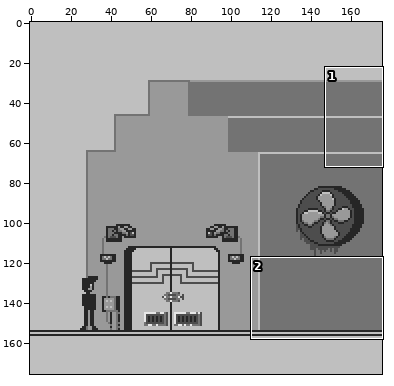
Pixel-art file: Buildings/GrayScaleCanvas.aseprite. The picture above shows the old version from afar; the outline marks the close-up.
Close-up. First the earlier version:
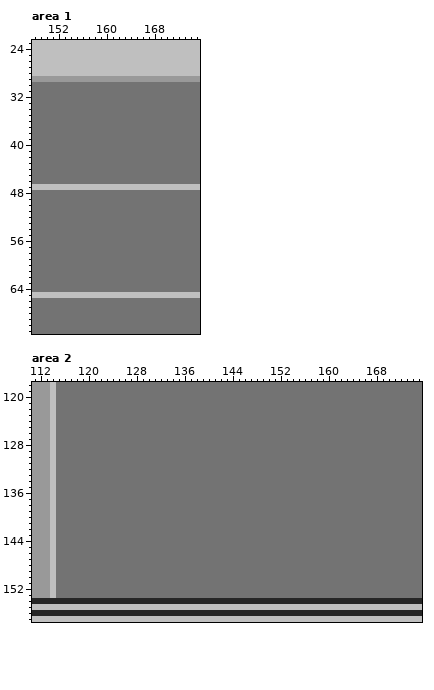
176x176 pixels, 1 frame. Shown: area 1: x 148..175, y 23..71; area 2: x 111..175, y 118..157.
After:
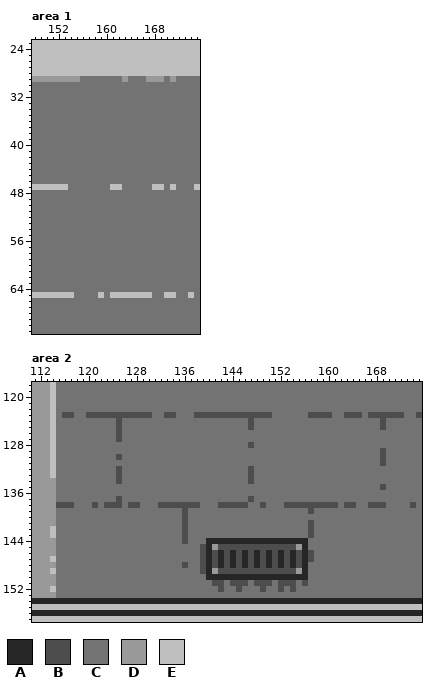
Palette (. is transparent): A #262626  B #4d4d4d  C #737373  D #999999  E #bfbfbf
From the commit log: Tiles in Factory
Change:
layer "Tiles" added
layer "Vent" added
Area 1, layer "Walls":
y 29: x 156..162 DDDDDDD -> CCCCCCC; x 164..166 DDD -> CCC; x 170 D -> C; x 172..175 DDDD -> CCCC
y 47: x 154..160 EEEEEEE -> CCCCCCC; x 163..167 EEEEE -> CCCCC; x 170 E -> C; x 172..174 EEE -> CCC
y 65: x 155..158 EEEE -> CCCC; x 160 E -> C; x 168..169 EE -> CC; x 172..173 EE -> CC; x 175 E -> C
Area 2, layers "Vent", "Tiles", "Walls":
y 123: x 116..117 CC -> BB; x 120..130 CCCCCCCCCCC -> BBBBBBBBBBB; x 133..134 CC -> BB; x 138..150 CCCCCCCCCCCCC -> BBBBBBBBBBBBB; x 157..160 CCCC -> BBBB; x 163..165 CCC -> BBB; x 167..172 CCCCCC -> BBBBBB; x 175 C -> B
y 124..125: x 125 C -> B; x 147 C -> B; x 169 C -> B
y 126..127: x 125 C -> B
y 128: x 147 C -> B
y 129: x 169 C -> B
y 130: x 125 C -> B; x 169 C -> B
y 131: x 169 C -> B
y 132..133: x 125 C -> B; x 147 C -> B
y 134: x 114 E -> D; x 125 C -> B; x 147 C -> B
y 135: x 114 E -> D; x 169 C -> B
y 136: x 114 E -> D
y 137: x 114 E -> D; x 125 C -> B; x 147 C -> B
y 138: x 114..117 ECCC -> DBBB; x 121 C -> B; x 123..125 CCC -> BBB; x 127..128 CC -> BB; x 132..138 CCCCCCC -> BBBBBBB; x 142..146 CCCCC -> BBBBB; x 149 C -> B; x 153..161 CCCCCCCCC -> BBBBBBBBB; x 163..164 CC -> BB; x 167..169 CCC -> BBB; x 174 C -> B
y 139: x 114 E -> D; x 136 C -> B; x 157 C -> B
y 140: x 114 E -> D; x 136 C -> B
y 141: x 114 E -> D; x 136 C -> B; x 157 C -> B
y 142..143: x 136 C -> B; x 157 C -> B
y 144: x 114 E -> D; x 136 C -> B; x 140..156 CCCCCCCCCCCCCCCCC -> AAAAAAAAAAAAAAAAA
y 145: x 114 E -> D; x 139..156 CCCCCCCCCCCCCCCCCC -> BADBBBBBBBBBBBBBDA
y 146: x 114 E -> D; x 139..157 CCCCCCCCCCCCCCCCCCC -> BABABABABABABABABAB
y 147: x 139..157 CCCCCCCCCCCCCCCCCCC -> BABABABABABABABABAB
y 148: x 114 E -> D; x 136 C -> B; x 139..156 CCCCCCCCCCCCCCCCCC -> BABABABABABABABABA
y 149: x 139..156 CCCCCCCCCCCCCCCCCC -> BADBBBBBBBBBBBBBDA
y 150: x 114 E -> D; x 140..156 CCCCCCCCCCCCCCCCC -> AAAAAAAAAAAAAAAAA
y 151: x 114 E -> D; x 141..142 CC -> BB; x 144..146 CCC -> BBB; x 148..150 CCC -> BBB; x 152..154 CCC -> BBB; x 156 C -> B
y 152: x 142 C -> B; x 145 C -> B; x 149 C -> B; x 152 C -> B; x 154 C -> B
y 153: x 114 E -> D
